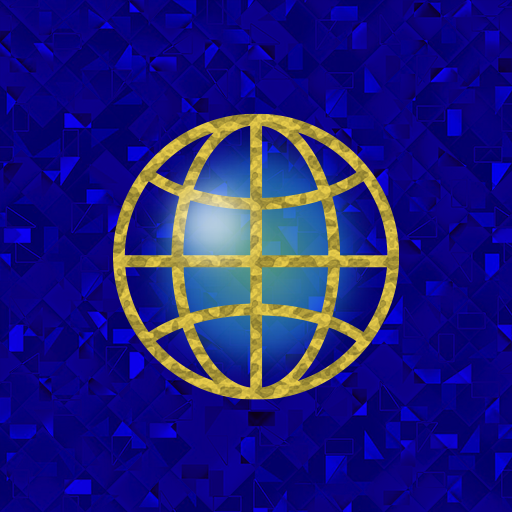
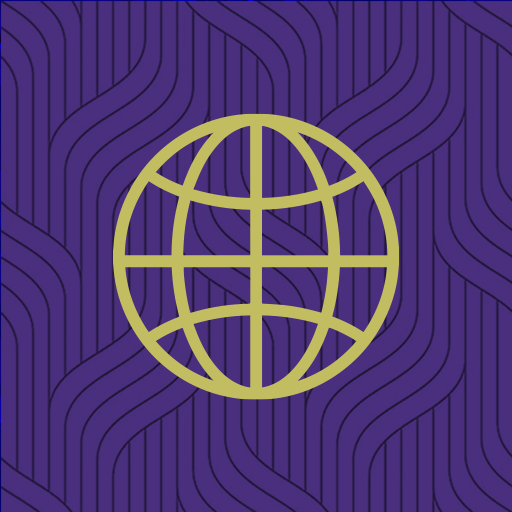
The second 512 × 512 image is a revision of the first. Changes to its layers:
moved "Векторный смарт-объект" above "Слой 5 копия" over bbox(113, 113, 399, 400)
added layer "Слой 5 копия" above "Слой 3" over bbox(1, 1, 512, 512)
